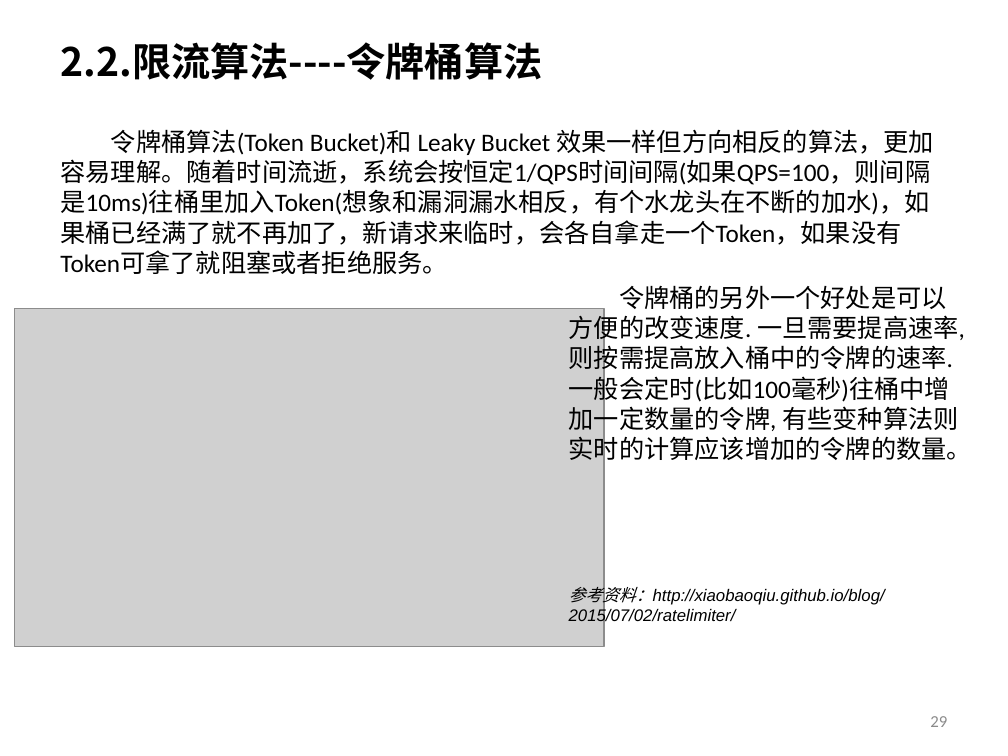
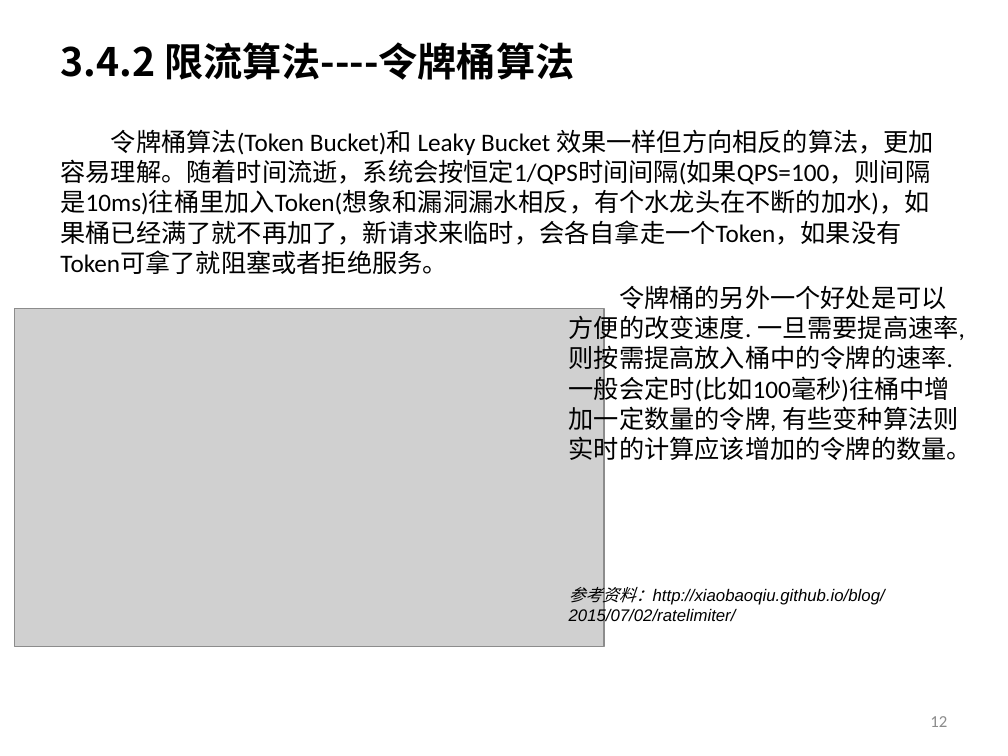
Before and after one commit to yessur3808/neural, a slide deck: slide 12 of docs/Neural_设计方案_V1.3.pptx (slide 29 before the commit). Drawn at 1008x756 pixels with LibreOffice and Linux fonts; fonts in the diff are those of the drawing; grey boxes stand for pictures. Boxes give left, top, right and bottom in pixels: in the first picture for what was removed or moved away, otherwise in the second. Text is boxed around its words. In the diff, an @@ line names an element or a change of style, - is before the commit and + after.

```diff
--- a/docs/Neural_设计方案_V1.3.pptx
+++ b/docs/Neural_设计方案_V1.3.pptx
@@ title at <box>60,42,574,80</box>: text changed @@
-2.2.限流算法----令牌桶算法
+3.4.2 限流算法----令牌桶算法
@@ page number at <box>930,716,947,727</box>: text changed @@
-29
+12
```
Also in this commit, not shown: 16 other slides changed, 2 slides added, 15 slides removed.
